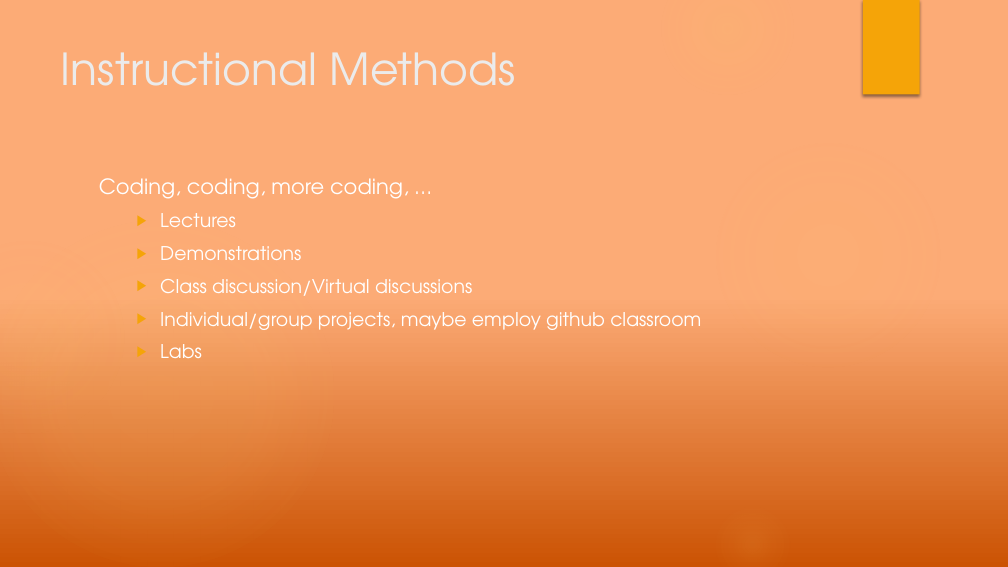
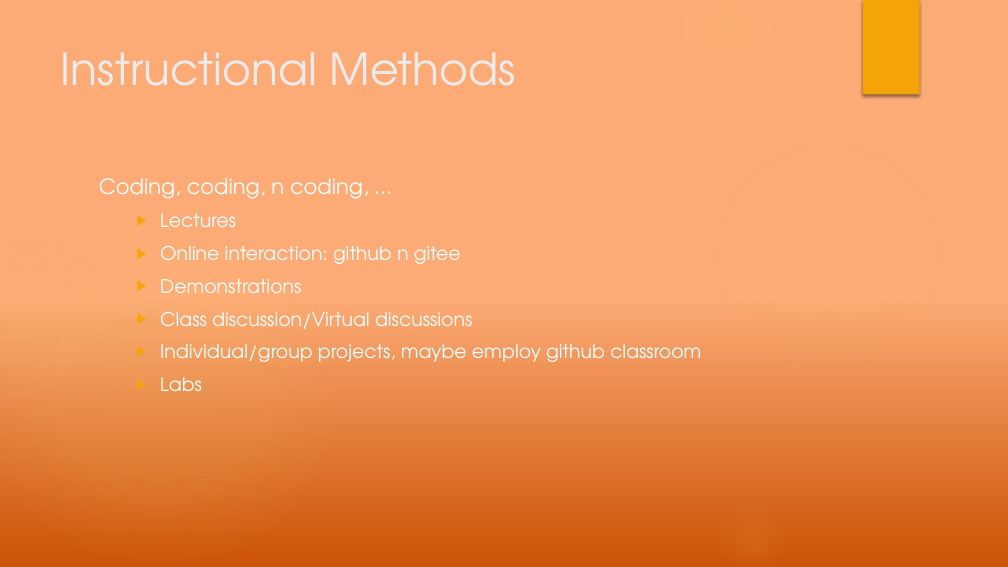
Before and after one commit to principleWindows/win-principle-2020, a slide deck: slide 9 of slides/instruction/introduction.pptx. Drawn at 1008x567 pixels with LibreOffice and Linux fonts; fonts in the diff are those of the drawing. Boxes give left, top, right and bottom in pixels: in the first picture for what was removed or moved away, otherwise in the second. Text is boxed around its words. In the diff, an @@ line names an element or a change of style, - is before the commit and + after.

```diff
--- a/slides/instruction/introduction.pptx
+++ b/slides/instruction/introduction.pptx
@@ text at [99, 178, 369, 199]: text changed @@
-Coding, coding, more coding, …
+Coding, coding, n coding, …
@@ text at [160, 246, 461, 264]: paragraph added @@
+  ▶ Online interaction: github n gitee
```
Also in this commit, not shown: 2 other slides changed.
